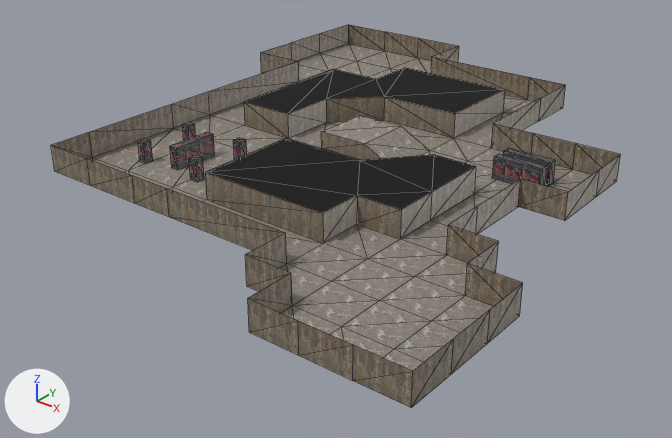
Before and after pictures for a commit that changed the glTF model gfx/models/battlefields/computer_room.glb.
Both versions are drawn from a 50 mm camera at (155.9, -206.1, 77.7) aimed at (39.5, -60.6, -12.5). Every picture has the same lights, and +X, +Y and +Z are marked at lower left. Mesh edges are drawn as thin lines. Vertices at the same position are counted once.

Script lines for the objects in view, before the commit:
```python
me_cube_001 = bpy.data.meshes.new('Cube.001')
me_cube_001.from_pydata(...)  # 198 vertices, 312 faces; spans x -20.0..100.0, y -120.0..20.0, z 0.0..6.0
# faces by material slot: [14, 106, 122, 70]
me_cube_001.materials.append(mat_blackness)  # black #000000
me_cube_001.materials.append(mat_floor)  # picture img_concrete_floor_06
me_cube_001.materials.append(mat_wall)  # picture img_concrete_wall_02
me_cube_001.materials.append(mat_computer)  # picture img_change_machine_01
ob_battlefield_col = bpy.data.objects.new('battlefield-col', me_cube_001)
ob_battlefield_col.location = (0.0, 0.0, 0.0)
```
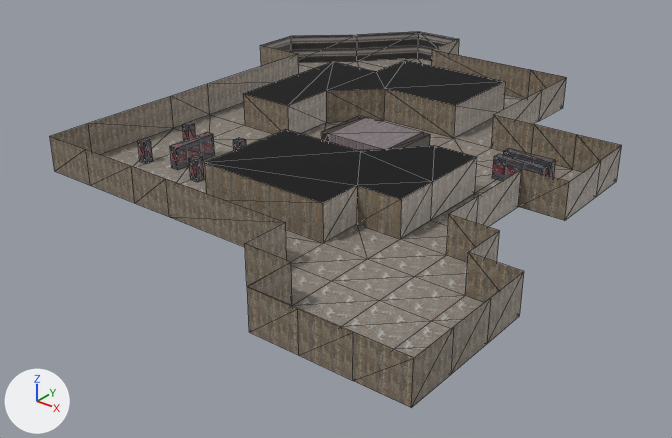
What differs and where, as boxes [x1, y1, x2, y2] in the pictures (672 x 438 px):
'battlefield-col', reshaped
    before: [51, 25, 621, 408]
    after: [50, 31, 622, 408]

The edits, one by one:
Picture 'gutter_brown_bottom' (img_gutter_brown_bottom) is new.
Picture 'vent_02' (img_vent_02) is new.
Picture 'gutter_brown_01' (img_gutter_brown_01) is new.
Material 'gutter_bottom' (mat_gutter_bottom) is new.
Its texture is img_gutter_brown_bottom.
Material 'vent' (mat_vent) is new.
Its texture is img_vent_02.
Material 'gutter' (mat_gutter) is new.
Its texture is img_gutter_brown_01.
me_cube_001 is used by ob_battlefield_col; location (0.0, 0.0, 0.0).
me_cube_001 had 198 vertices, 312 faces and spanned x -20.0..100.0, y -120.0..20.0, z 0.0..6.0.
me_cube_001 now has 201 vertices, 318 faces and spans x -20.0..100.0, y -120.0..20.0, z 0.0..8.0.
Part 1, on me_cube_001:
10 vertices are removed from x -20.0..42.0, y -54.0..20.0, z 0.0..6.0.
25 faces are deleted.
53 vertices in x -20.0..100.0, y -120.0..20.0, z 6.0 move by (0.0, 0.0, 2.0).
13 vertices are added at x -20.0..50.0, y -54.0..20.0, z 0.0..8.0.
4 new faces join them, mat_floor (picture img_concrete_floor_06).
6 new faces join them, mat_gutter (picture img_gutter_brown_01).
7 new faces join them, mat_gutter_bottom (picture img_gutter_brown_bottom).
14 new faces join them, mat_vent (picture img_vent_02).
me_cube_001 now uses material mat_gutter (picture img_gutter_brown_01).
me_cube_001 now uses material mat_gutter_bottom (picture img_gutter_brown_bottom).
me_cube_001 now uses material mat_vent (picture img_vent_02).
